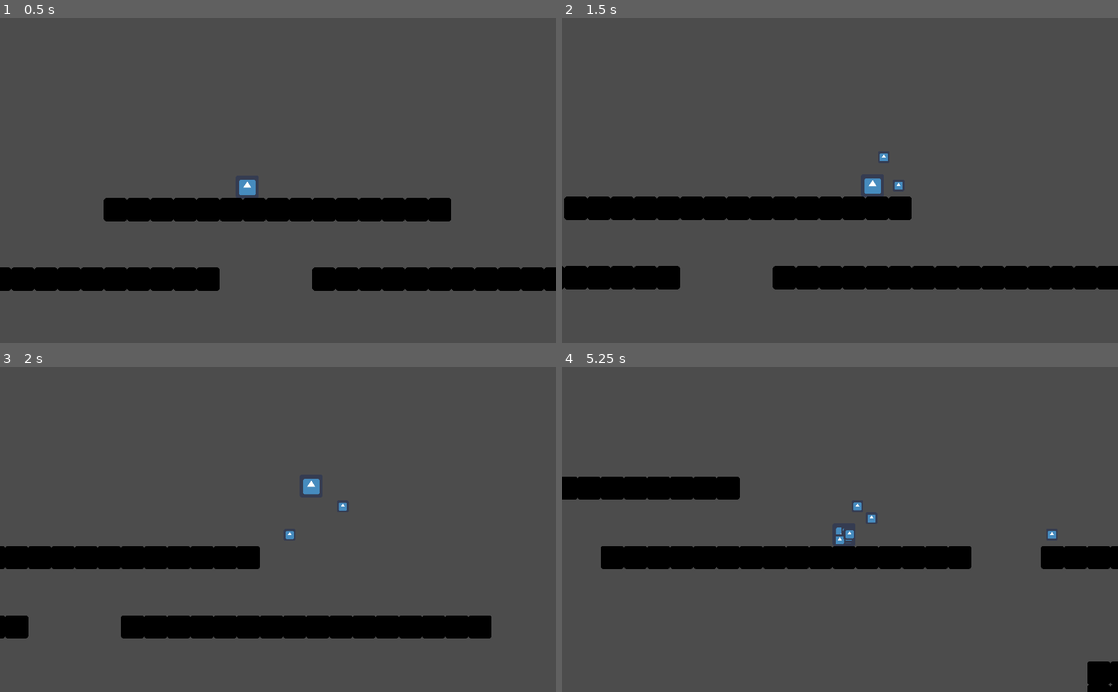
Above: before the commit, frames 1-4 (two rows, left to right).
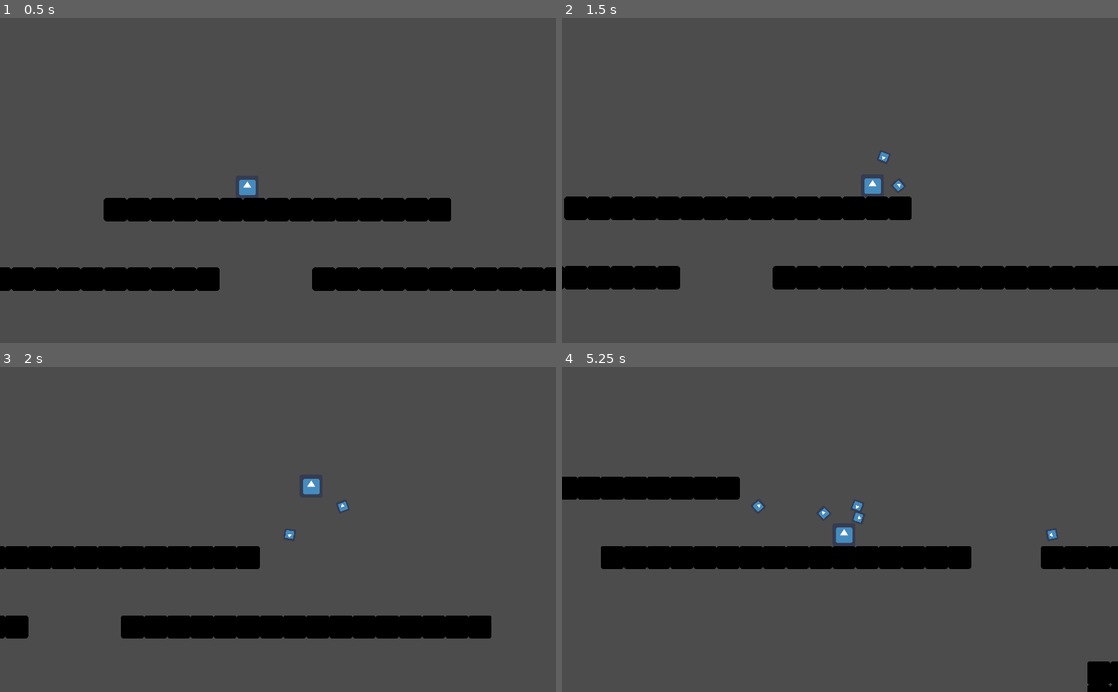
Above: after the commit, the same moments.

Repository: dodo3142/WinterGameJam
Game: Godot game, scene res://Scenes/TestLevel.tscn
Same seed, same stepped clock (60 frames per second), same inputs: the game is played once before the commit and once after it. The engine's default icon, where the game draws it, is replaced by a stand-in: a white triangle on a blue panel in a dark square.
Inputs:
- Up to frame 1 (0.5 s): no input
- Up to frame 2 (1.5 s): hold Right (Right) from 0.53 s (still down); tap X (Attack) at 0.6, 1.35 s; tap Z (Jump) at 0.77 s
- Up to frame 3 (2 s): keep holding Right (Right); tap Z (Jump) at 1.52 s
- Up to frame 4 (5.25 s): release Right (Right) at 2.03 s; hold Left (Left) 2.03-2.78 s; tap X (Attack) every 0.75 s from 2.1 to 5.1 s; hold Right (Right) 2.78-4.28 s; tap Z (Jump) at 3.02, 3.77, 4.52 s; hold Left (Left) 4.28-5.03 s; hold Right (Right) from 5.03 s (still down)

Frame 1 is identical in both runs. In frame 2, less than 0.1% of the frame differs, in the area x 57-62%, y 41-54%; in frame 3, less than 0.1%; in frame 4, 0.3%, in the area x 34-89%, y 41-55%.

Commit message:
bugfixes

Diff:
--- a/WinterGameJam/Scenes/boomerang.tscn
+++ b/WinterGameJam/Scenes/boomerang.tscn
@@ -15,7 +15,7 @@
 script = ExtResource( 2 )
 Speed = 800
 Goaccl = 500
-Backaccl = 500
+Backaccl = 650
 
 [node name="Sprite" type="Sprite" parent="."]
 position = Vector2( 9.53674e-07, -9.53674e-07 )
@@ -29,3 +29,5 @@
 
 [node name="CollisionShape2D" type="CollisionShape2D" parent="Area2D"]
 shape = SubResource( 2 )
+
+[connection signal="area_entered" from="Area2D" to="." method="_on_Area2D_area_entered"]
--- a/WinterGameJam/Scripts/boomerang.gd
+++ b/WinterGameJam/Scripts/boomerang.gd
@@ -22,21 +22,21 @@
 
 
 func _process(_delta):
-	pass
+	rotate(0.5)
 
 func _physics_process(delta):
 	if IsComingBack == false:
 		Speed = Speed - Goaccl*delta
 		velocity.x = Dir*Speed
-		print(velocity.x)
-		if velocity.x <= 0:
+		if Speed <= 0:
 			IsComingBack = true
 	elif IsComingBack == true:
 		Speed = Speed + Backaccl*delta
-		print(Speed)
 		velocity = position.direction_to(Player.position)* Speed
 
 	velocity = move_and_slide(velocity,Vector2.UP)
+
+
 
 func _on_Area2D_area_entered(area):
 	if IsComingBack:
